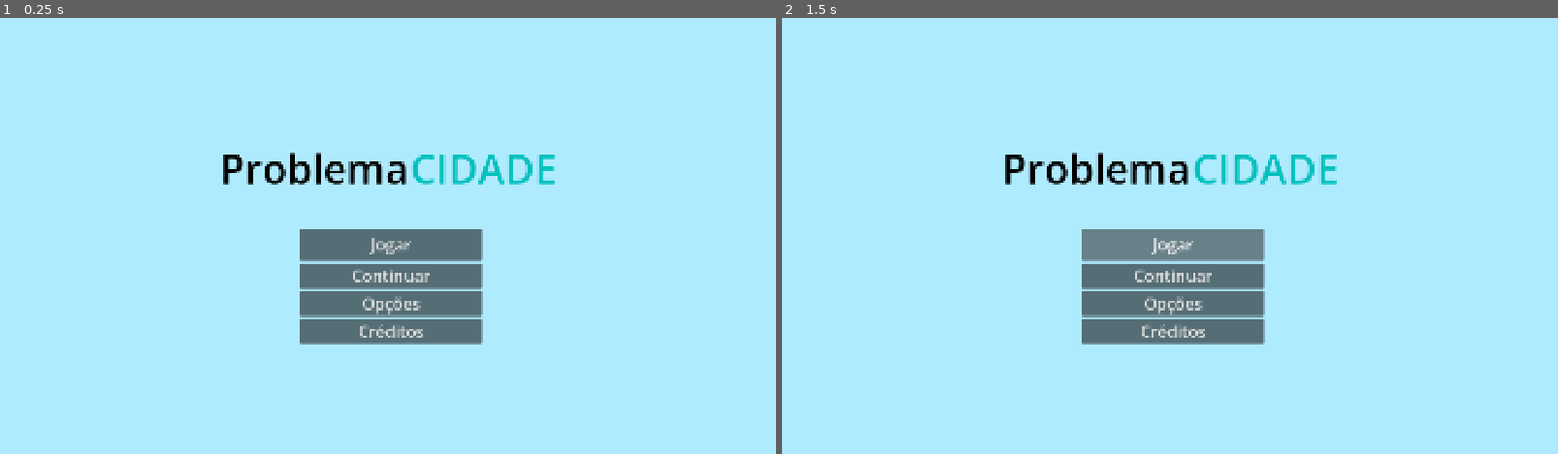
Above: before the commit, frames 1-2 (left to right).
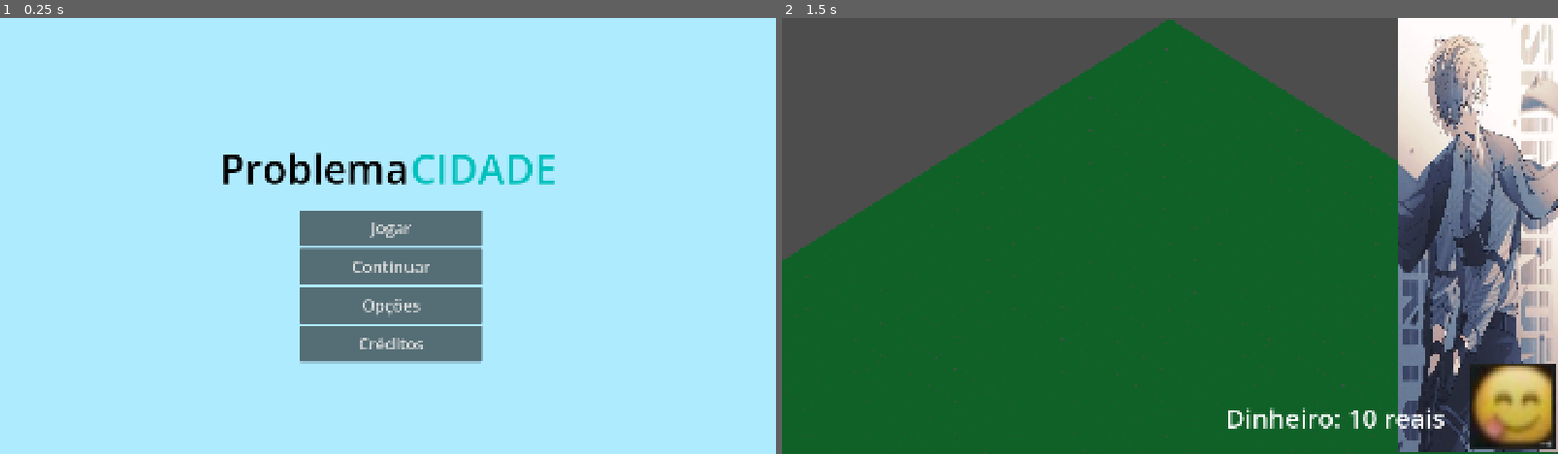
Above: after the commit, the same moments.

Repository: Jogojava/ProblemaCIDADE
Game: Godot game, scene res://scenes/game/main_menu.tscn
Same seed, same stepped clock (60 frames per second), same inputs: the game is played once before the commit and once after it. This scene is started directly instead of the project's main scene.
Inputs (mouse positions are in pixels of both pictures, inside the frame that each line leads up to; where the layout moved, square brackets give the same spot in the first picture):
- Up to frame 1 (0.25 s): no input
- Up to frame 2 (1.5 s): click "Jogar" at 0.5 s; click (1511, 406) [1170, 244] at 1.25 s

The runs differ from the first frame. In frame 1, 4.0% of the frame differs, in the area x 38-63%, y 44-80%; in frame 2, 100%, in the area x 0-100%, y 0-100%.

Commit message:
play_transition

Diff:
--- /dev/null
+++ b/godot/scenes/game/main_menu.gd
@@ -0,0 +1,10 @@
+extends Control
+
+func _ready() -> void:
+	$Menu/VBoxContainer/jogar.pressed.connect(_on_btjogar_pressed)
+
+func _process(delta: float) -> void:
+	pass
+
+func _on_btjogar_pressed() -> void:
+	get_tree().change_scene_to_file("res://scenes/game/Game.tscn")
--- a/godot/scenes/game/main_menu.tscn
+++ b/godot/scenes/game/main_menu.tscn
@@ -1,4 +1,6 @@
 [gd_scene format=3 uid="uid://83w7bu1cy0ss"]
+
+[ext_resource type="Script" uid="uid://oa87qvchjlvh" path="res://scenes/game/main_menu.gd" id="1_sbiqi"]
 
 [node name="TittleScreen" type="Control" unique_id=1596576623]
 layout_mode = 3
@@ -8,6 +10,7 @@
 grow_horizontal = 2
 grow_vertical = 2
 scale = Vector2(1.0007015, 0.99832326)
+script = ExtResource("1_sbiqi")
 metadata/_edit_group_ = true
 metadata/_edit_lock_ = true
 
@@ -76,35 +79,53 @@
 layout_mode = 2
 theme_override_constants/separation = 6
 
-[node name="Button" type="Button" parent="Menu/VBoxContainer" unique_id=1175225226]
-custom_minimum_size = Vector2(450, 80)
+[node name="jogar" type="Button" parent="Menu/VBoxContainer" unique_id=1175225226]
+custom_minimum_size = Vector2(450, 90)
 layout_mode = 2
 offset_transform_enabled = true
 theme_override_font_sizes/font_size = 40
+action_mode = 0
+keep_pressed_outside = true
 text = "Jogar"
 
 [node name="Button2" type="Button" parent="Menu/VBoxContainer" unique_id=2100443714]
+custom_minimum_size = Vector2(0, 90)
 layout_mode = 2
 theme_override_constants/outline_size = 0
 theme_override_font_sizes/font_size = 40
 text = "Continuar"
 
 [node name="Button3" type="Button" parent="Menu/VBoxContainer" unique_id=1555434040]
+custom_minimum_size = Vector2(0, 90)
 layout_mode = 2
 theme_override_font_sizes/font_size = 40
 text = "Opções"
 
 [node name="Button4" type="Button" parent="Menu/VBoxContainer" unique_id=577062449]
+custom_minimum_size = Vector2(0, 90)
 layout_mode = 2
 theme_override_font_sizes/font_size = 40
 text = "Créditos"
 
 [node name="SoundButton" type="TextureButton" parent="." unique_id=1257913032]
-layout_mode = 0
+layout_mode = 1
+anchors_preset = 2
+anchor_top = 1.0
+anchor_bottom = 1.0
+offset_top = -40.0
 offset_right = 40.0
-offset_bottom = 40.0
+grow_vertical = 0
 
 [node name="ExitButton" type="TextureButton" parent="." unique_id=353378696]
-layout_mode = 0
-offset_right = 40.0
-offset_bottom = 40.0
+layout_mode = 1
+anchors_preset = 3
+anchor_left = 1.0
+anchor_top = 1.0
+anchor_right = 1.0
+anchor_bottom = 1.0
+offset_left = -58.30603
+offset_top = -63.295288
+offset_right = -16.33545
+offset_bottom = -22.226318
+grow_horizontal = 0
+grow_vertical = 0
Binary file added: godot/assets/ui/btexit.png
Not shown, added: godot/assets/ui/btexit.png.import
Not shown, added: godot/scenes/game/main_menu.gd.uid
